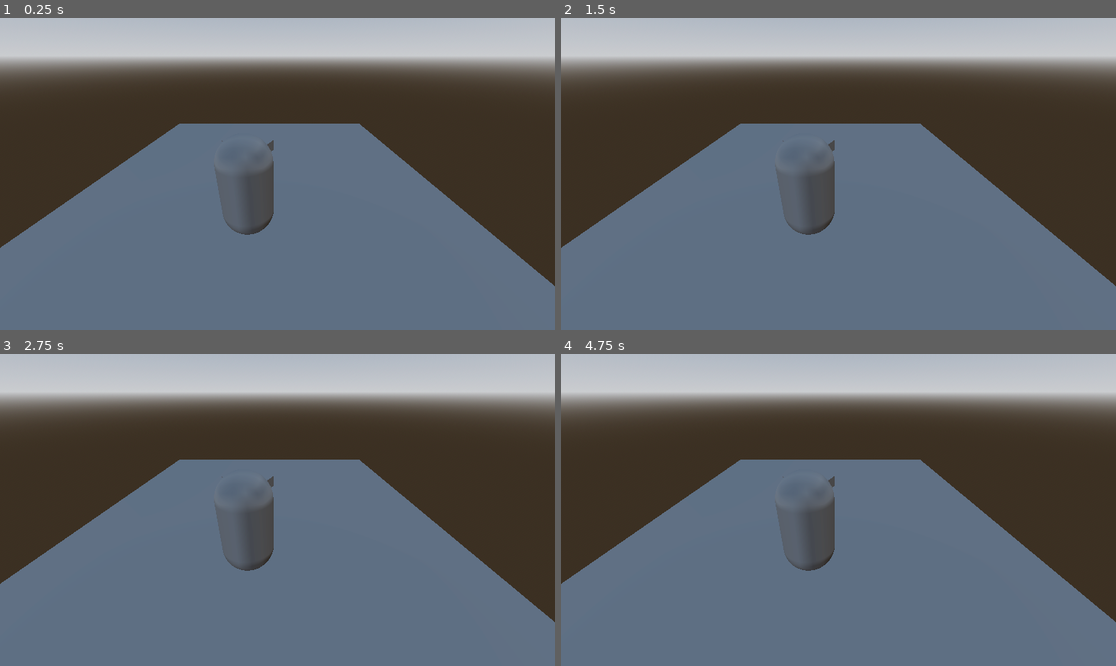
Above: before the commit, frames 1-4 (two rows, left to right).
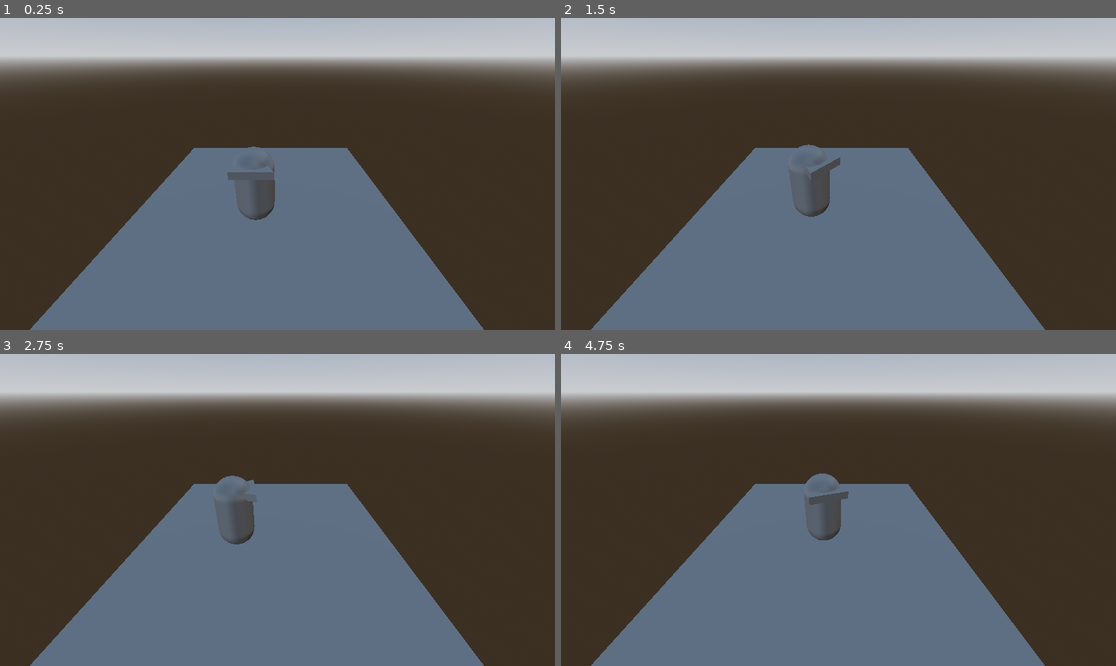
Above: after the commit, the same moments.

Repository: CSistRayan/2025t_project
Game: Godot game, scene res://Levels/debug/lvl_debug.tscn
Same seed, same stepped clock (60 frames per second), same inputs: the game is played once before the commit and once after it.
Inputs:
- Up to frame 1 (0.25 s): no input
- Up to frame 2 (1.5 s): tap Enter (ui_accept) at 0.5, 0.6, 0.77, 1.07, 1.35 s; hold D (in_right) 0.53-1.28 s; hold S (in_backward) from 1.28 s (still down)
- Up to frame 3 (2.75 s): tap Enter (ui_accept) at 1.52, 1.82, 2.1 s; release S (in_backward) at 2.03 s; hold D (in_right) from 2.03 s (still down)
- Up to frame 4 (4.75 s): tap Enter (ui_accept) at 2.75, 2.85, 3.02, 3.32, 3.6, 3.77, 4.07, 4.35, 4.52 s; release D (in_right) at 2.78 s; hold W (in_forward) 2.78-3.53 s; hold A (in_left) from 3.53 s (still down)

The runs differ from the first frame. In frame 1, 19% of the frame differs, in the area x 0-100%, y 33-100%; in frame 2, 19%; in frame 3, 20%; in frame 4, 20%.
Error before the commit: Parse Error: Cannot call on an expression. Use ".call()" if it's a Callable. (res://player/scripts/pawn_Script.gd:14)

Commit message:
im getting nowhere with this blud

Diff:
--- a/re/Levels/debug/lvl_debug.tscn
+++ b/re/Levels/debug/lvl_debug.tscn
@@ -26,7 +26,7 @@
 size = Vector3(9.470764, 0.555542, 11.279755)
 
 [node name="PlayerPawn" parent="." instance=ExtResource("1_0r2qi")]
-transform = Transform3D(-1, 0, -8.742278e-08, 0, 1, 0, 8.742278e-08, 0, -1, -0.56968236, 1.055542, -0.16979694)
+transform = Transform3D(1, 0, 0, 0, 1, 0, 0, 0, 1, -0.56968236, 2.1557477, -0.16979694)
 
 [node name="Camera3D" type="Camera3D" parent="."]
-transform = Transform3D(1, 0, 0, 0, 0.8645381, 0.50256735, 0, -0.50256735, 0.8645381, 0, 3.1452851, 2.9496393)
+transform = Transform3D(1, 0, 0, 0, 0.8645381, 0.50256735, 0, -0.50256735, 0.8645381, 0, 4.9902325, 4.1517143)
--- a/re/player/player_pawn.tscn
+++ b/re/player/player_pawn.tscn
@@ -1,6 +1,6 @@
 [gd_scene load_steps=5 format=3 uid="uid://b76kspx4s1383"]
 
-[ext_resource type="Script" uid="uid://b2hkghmwp2cop" path="res://player/scripts/pawn_Script.gd" id="1_jv67a"]
+[ext_resource type="Script" uid="uid://dxb65se7m2v2n" path="res://player/scripts/player_MainScript.gd" id="1_jv67a"]
 
 [sub_resource type="CapsuleShape3D" id="CapsuleShape3D_bvodg"]
 
--- a/re/player/player_prototype.gd
+++ /dev/null
@@ -1,28 +0,0 @@
-extends CharacterBody3D
-
-
-const SPEED = 5.0
-const JUMP_VELOCITY = 4.5
-
-
-func _physics_process(delta: float) -> void:
-	# Add the gravity.
-	if not is_on_floor():
-		velocity += get_gravity() * delta
-
-	# Handle jump.
-	if Input.is_action_just_pressed("ui_accept") and is_on_floor():
-		velocity.y = JUMP_VELOCITY
-
-	# Get the input direction and handle the movement/deceleration.
-	# As good practice, you should replace UI actions with custom gameplay actions.
-	var input_dir := Input.get_vector("ui_left", "ui_right", "ui_up", "ui_down")
-	var direction := (transform.basis * Vector3(input_dir.x, 0, input_dir.y)).normalized()
-	if direction:
-		velocity.x = direction.x * SPEED
-		velocity.z = direction.z * SPEED
-	else:
-		velocity.x = move_toward(velocity.x, 0, SPEED)
-		velocity.z = move_toward(velocity.z, 0, SPEED)
-
-	move_and_slide()
--- /dev/null
+++ b/re/player/scripts/new_script.gd
@@ -0,0 +1,32 @@
+extends CharacterBody3D
+
+
+const SPEED = 5.0
+const JUMP_VELOCITY = 4.5
+
+
+func _physics_process(delta: float) -> void:
+	# gravity.
+	if not is_on_floor():
+		velocity += get_gravity() * delta
+
+	var input_dir := Input.get_vector("in_left", "in_right", "in_forward", "in_backward")
+
+	# Apply rotation
+	if input_dir.x == 1:
+		rotate_y(0.02)
+	elif input_dir.x == -1:
+		rotate_y(-0.02)
+
+	# Apply movement
+	if input_dir.y == 0:
+		velocity = self.global_transform.basis.z * 0
+	elif input_dir.y < 0:
+		velocity = self.global_transform.basis.z * 1
+	elif input_dir.y > 0:
+		velocity = self.global_transform.basis.z * -1
+
+	print(input_dir.y)
+
+
+	move_and_slide()
--- a/re/player/scripts/pawn_Script.gd
+++ /dev/null
@@ -1,28 +0,0 @@
-extends CharacterBody3D
-
-
-const SPEED = 5.0
-const JUMP_VELOCITY = 4.5
-
-
-func _physics_process(delta: float) -> void:
-	# Add the gravity.
-	if not is_on_floor():
-		velocity += get_gravity() * delta
-
-	# rotation:
-	if event is Input.get_axis("in2_left", "in2_right"):
-		rotate_y()
-
-	# Get the input direction and handle the movement/deceleration.
-	# As good practice, you should replace UI actions with custom gameplay actions.
-	var input_dir := Input.get_vector("in_left", "in_right", "in_forward", "in_backward")
-	var direction := (transform.basis * Vector3(input_dir.x, 0, input_dir.y)).normalized()
-	if direction:
-		velocity.x = direction.x * SPEED
-		velocity.z = direction.z * SPEED
-	else:
-		velocity.x = move_toward(velocity.x, 0, SPEED)
-		velocity.z = move_toward(velocity.z, 0, SPEED)
-
-	move_and_slide()
--- /dev/null
+++ b/re/player/scripts/player_MainScript.gd
@@ -0,0 +1,32 @@
+extends CharacterBody3D
+
+
+const SPEED = 5.0
+const JUMP_VELOCITY = 4.5
+
+
+func _physics_process(delta: float) -> void:
+	# gravity.
+	if not is_on_floor():
+		velocity += get_gravity() * delta
+
+	var input_dir := Input.get_vector("in_left", "in_right", "in_forward", "in_backward")
+
+	# Apply rotation
+	if input_dir.x == 1:
+		rotate_y(0.02)
+	elif input_dir.x == -1:
+		rotate_y(-0.02)
+
+	# Apply movement
+	if input_dir.y == 0:
+		velocity = self.global_transform.basis.z * 0
+	elif input_dir.y < 0:
+		velocity = self.global_transform.basis.z * 1
+	elif input_dir.y > 0:
+		velocity = self.global_transform.basis.z * -1
+
+	print(input_dir.y)
+
+
+	move_and_slide()
Not shown, removed: re/player/player_prototype.gd.uid
Not shown, added: re/player/scripts/new_script.gd.uid
Not shown, removed: re/player/scripts/pawn_Script.gd.uid
Not shown, added: re/player/scripts/player_MainScript.gd.uid
